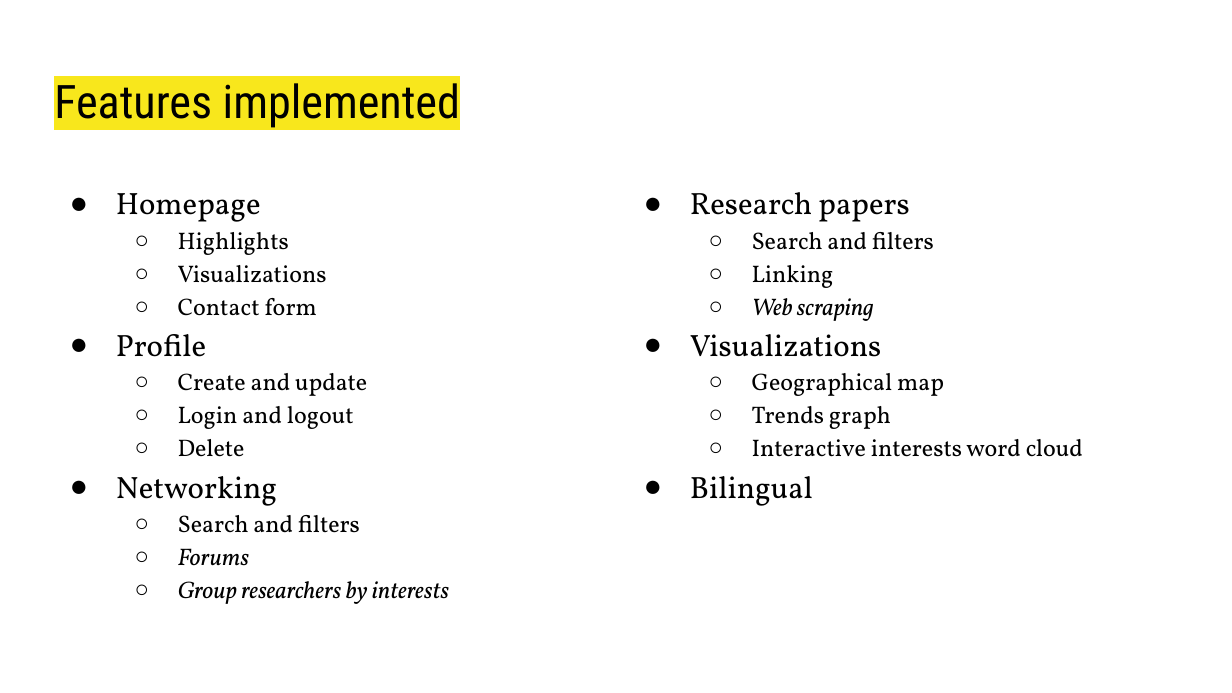
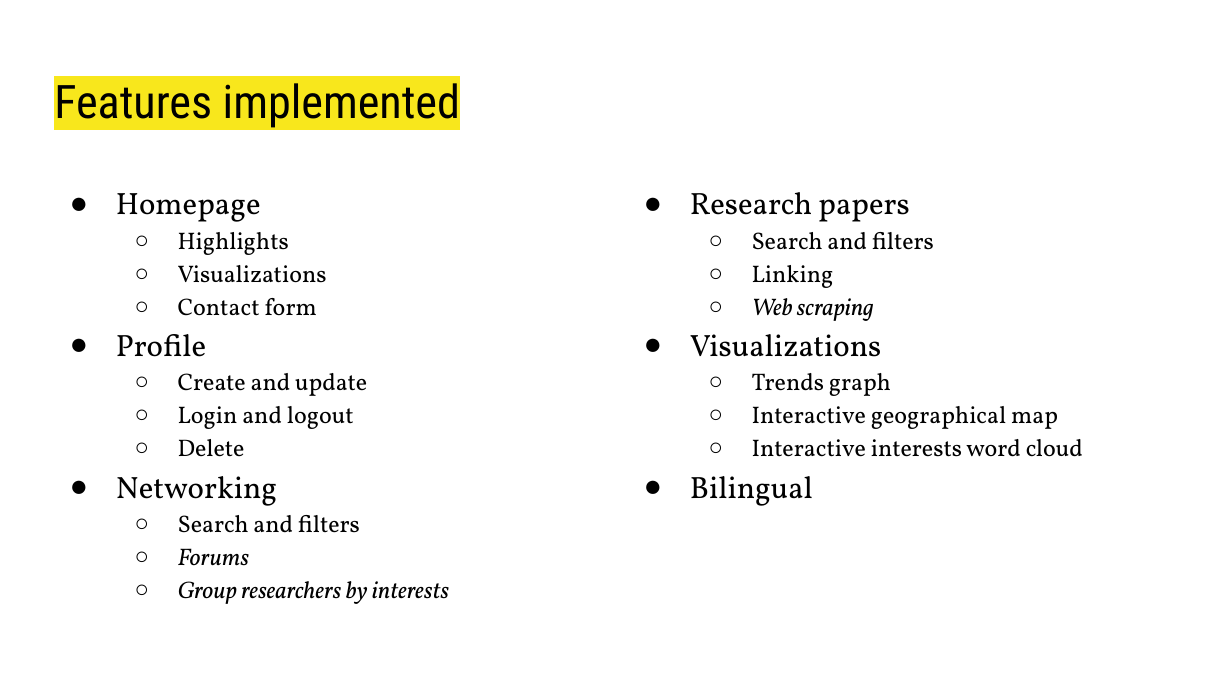
Before and after one commit to SnapPapers/Engineering-and-Humanities-SIG, a slide deck: slide 3 of Designing/Demonstrations and presentations for client/2024-04-12 Website demonstration.pptx. Drawn at 1232x693 pixels with LibreOffice and Linux fonts; fonts in the diff are those of the drawing. Boxes give left, top, right and bottom in pixels: in the first picture for what was removed or moved away, otherwise in the second. Text is boxed around its words. In the diff, an @@ line names an element or a change of style, - is before the commit and + after.

Commit message:
updating presentation for 2024-04-12

```diff
--- a/Designing/Demonstrations and presentations for client/2024-04-12 Website demonstration.pptx
+++ b/Designing/Demonstrations and presentations for client/2024-04-12 Website demonstration.pptx
@@ text at box(752, 373, 944, 396): paragraph removed @@
-  ○ Geographical map
@@ text at box(752, 406, 1058, 429): paragraph added @@
+  ○ Interactive geographical map
```
Also in this commit, not shown: 3 other slides changed.
